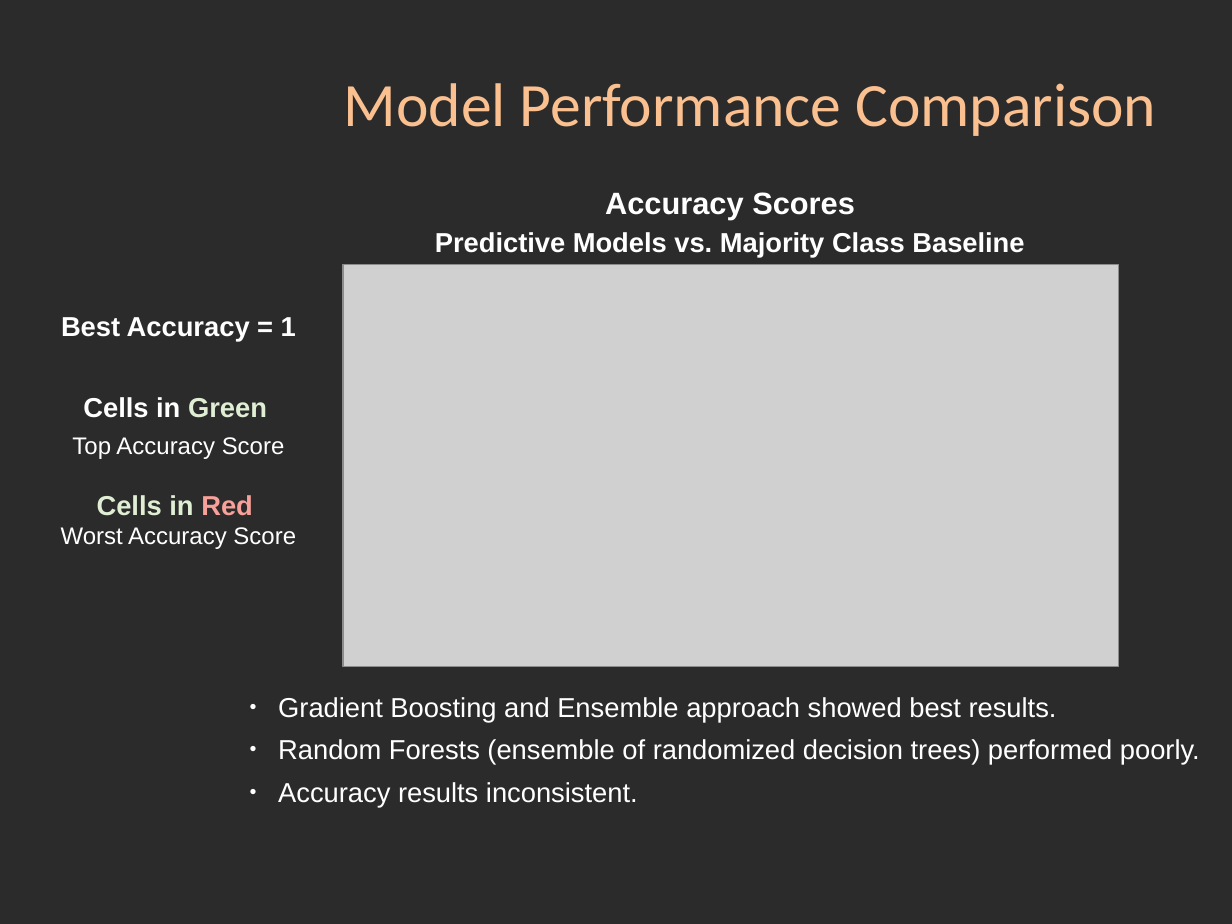
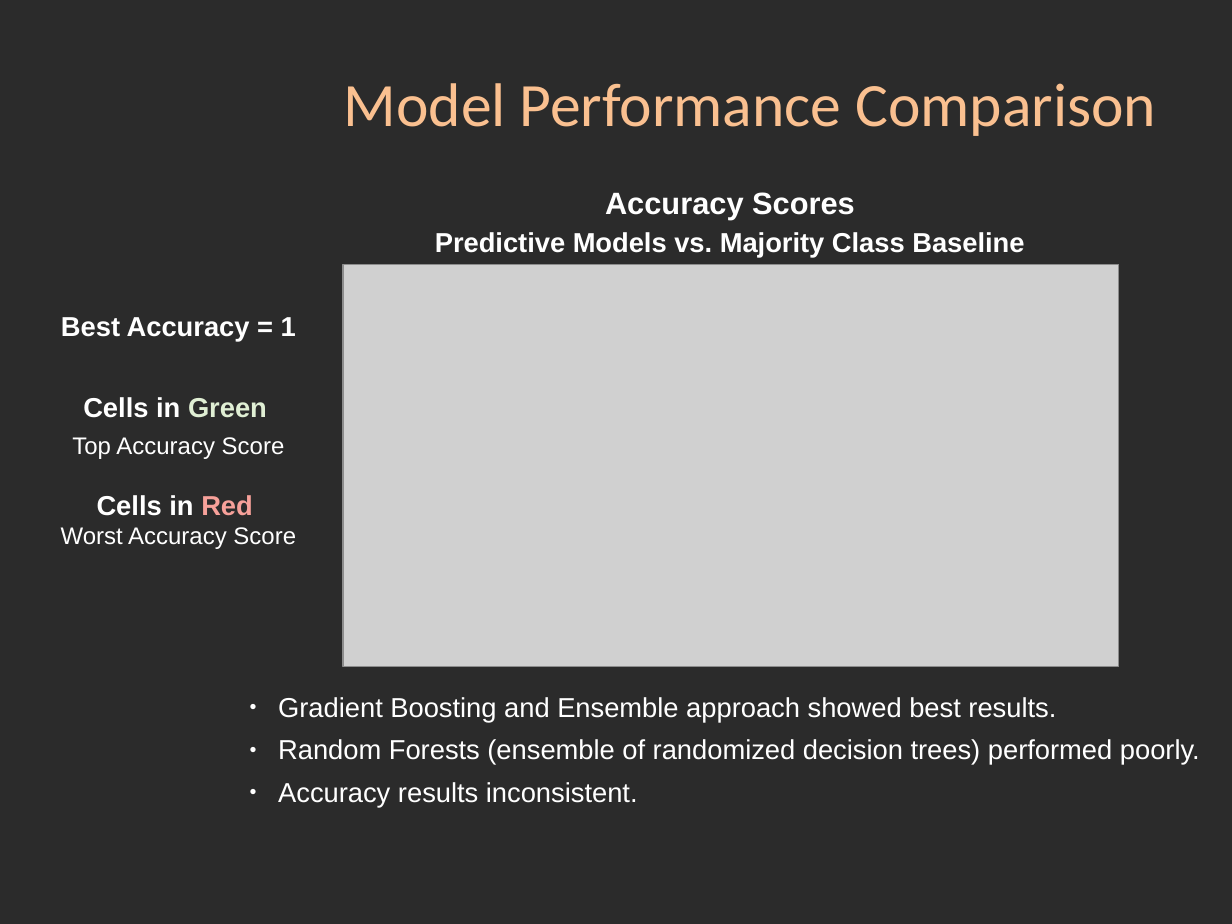
Before and after one commit to markrojas/Springboard_DSCT, a slide deck: slide 31 of capstone_projects/capstone_I/06_Capstone_I_Pitch_Prediction_Slidedeck.pptx. Drawn at 1232x924 pixels with LibreOffice and Linux fonts; fonts in the diff are those of the drawing; grey boxes stand for pictures; background and template pictures are left out; a plain dark background stands for a picture behind light text. Boxes give left, top, right and bottom in pixels: in the first picture for what was removed or moved away, otherwise in the second. Text is boxed around its words. In the diff, an @@ line names an element or a change of style, - is before the commit and + after.

```diff
--- a/capstone_projects/capstone_I/06_Capstone_I_Pitch_Prediction_Slidedeck.pptx
+++ b/capstone_projects/capstone_I/06_Capstone_I_Pitch_Prediction_Slidedeck.pptx
@@ text at (x1=97, y1=495, x2=253, y2=516): text colour #E0EFD4 to #FFFFFF in "Cells in" @@
```
Also in this commit, not shown: 20 other slides changed, 14 other files.
